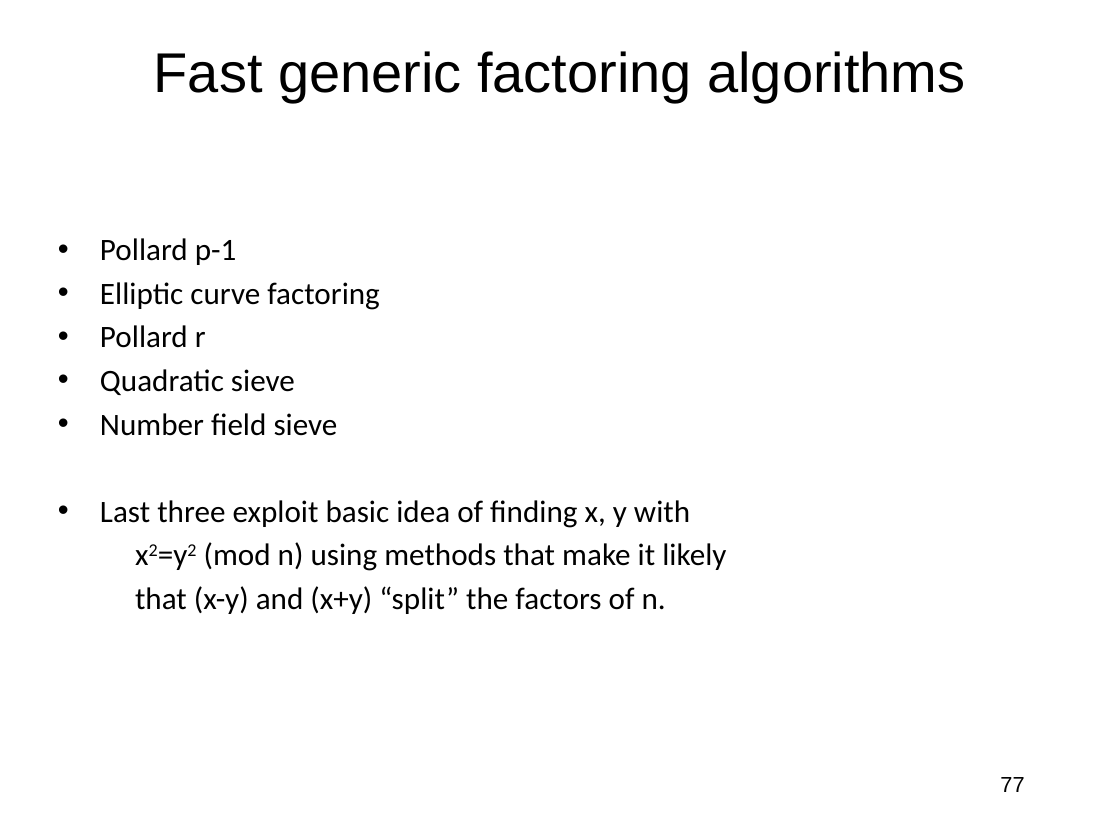
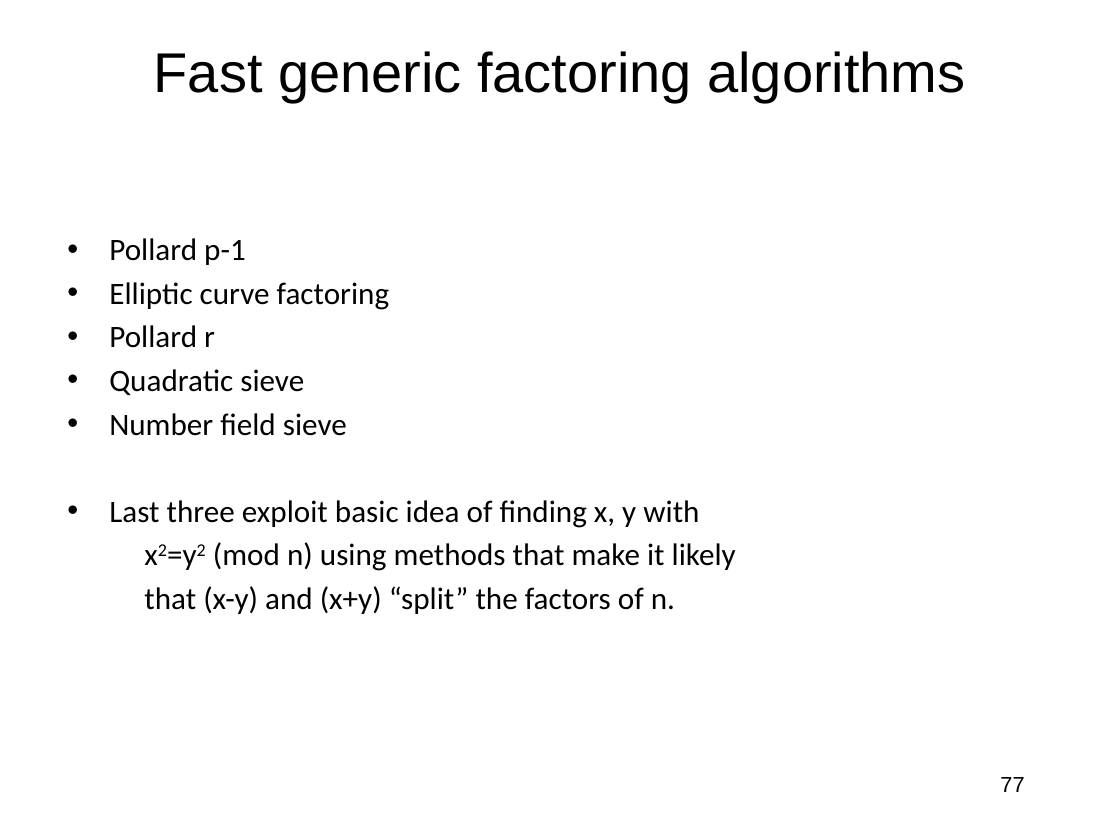
Before and after one commit to jlmucb/class_notes, a slide deck: slide 77 of BerkeleyClass/CS290Spring2013/Lectures/Cryptoclass7.pptx. Drawn at 1120x840 pixels with LibreOffice and Linux fonts; fonts in the diff are those of the drawing. Boxes give left, top, right and bottom in pixels: in the first picture for what was removed or moved away, otherwise in the second. Text is boxed around its words. In the diff, an @@ line names an element or a change of style, - is before the commit and + after.

```diff
--- a/BerkeleyClass/CS290Spring2013/Lectures/Cryptoclass7.pptx
+++ b/BerkeleyClass/CS290Spring2013/Lectures/Cryptoclass7.pptx
@@ text "Pollard p-1": place and size @@
-text "Pollard p-1" at [100, 238, 726, 614]
+text "Pollard p-1" at [109, 238, 736, 614]
```
Also in this commit, not shown: 5 other slides changed, 11 other files.
